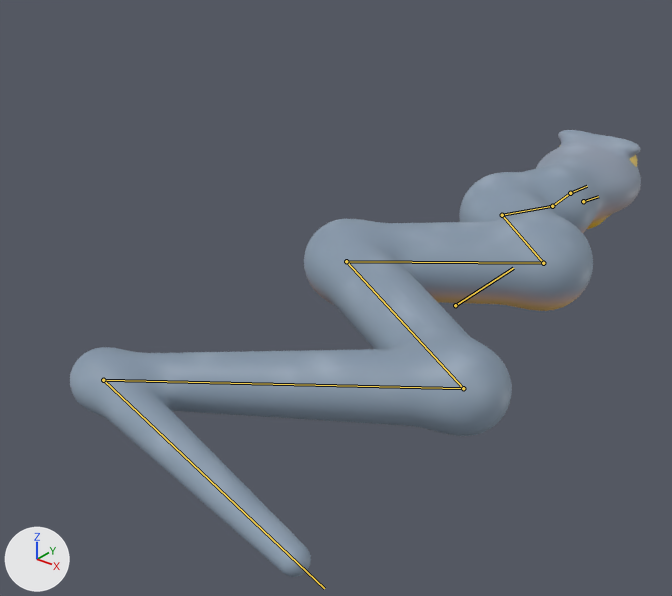
What one commit did to the glTF model game/art/models/electric_eel.glb.
The view is the same before and after, from a 50 mm camera at (0.411, -0.699, 0.397) aimed at (-0.07, -0.096, 0.023). Lighting does not change. The marker at lower left points along +X, +Y and +Z. The picture after the commit comes second. Both versions are drawn at frame 15 of the action 'victory'; the numbers are the values there. The bones that bend it are drawn over the model as lines.

Objects in the first picture: 'electric_eel_movie'.
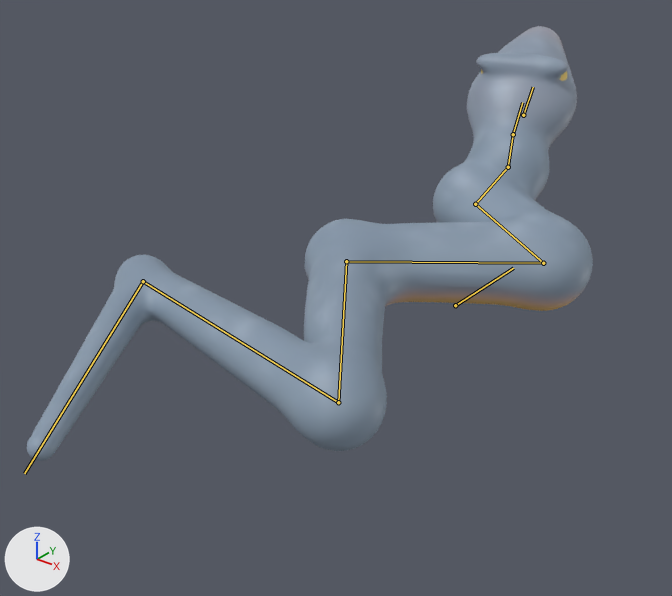
Pixel boxes [x1, y1, x2, y2] of what changed, in the pictures (672 x 596 px):
'electric_eel_movie', posed
    before: [70, 130, 641, 577]
    after: [27, 26, 593, 461]
bone 'chest', root to tip
    before: (543, 263) to (502, 215)
    after: (543, 263) to (475, 204)
bone 'neck', root to tip
    before: (502, 215) to (552, 206)
    after: (475, 204) to (508, 167)
bone 'neck2', root to tip
    before: (552, 206) to (570, 193)
    after: (508, 167) to (513, 134)
bone 'head', root to tip
    before: (570, 193) to (587, 186)
    after: (513, 134) to (522, 102)
bone 'jaw', root to tip
    before: (583, 201) to (598, 196)
    after: (523, 115) to (533, 87)
bone 'tail1', root to tip
    before: (346, 261) to (463, 388)
    after: (346, 261) to (338, 402)
bone 'tail2', root to tip
    before: (463, 388) to (103, 380)
    after: (338, 402) to (143, 281)
bone 'tail3', root to tip
    before: (103, 380) to (324, 588)
    after: (143, 281) to (24, 473)

The edits, one by one:
Bone 'chest' (bone_chest) turns from (0, 0, 0) to (9, 0, 15) degrees about its own x, y and z.
Bone 'neck' (bone_neck) turns from (0, 0, -5) to (20, 0, 12) degrees about its own x, y and z.
Bone 'neck2' (bone_neck2) turns from (-2, 0, 3) to (11, 0, -6) degrees about its own x, y and z.
Bone 'head' (bone_head) turns from (0, 0, 2) to (6, 0, -6) degrees about its own x, y and z.
Bone 'jaw' (bone_jaw) turns from (0, 0, 0) to (-4, 0, 0) degrees about its own x, y and z.
Bone 'tail1' (bone_tail1) turns from (0, 0, -2) to (0, 0, 20) degrees about its own x, y and z.
Bone 'tail2' (bone_tail2) turns from (0, 0, -3) to (0, 0, 18) degrees about its own x, y and z.
Bone 'tail3' (bone_tail3) turns from (0, 0, -1) to (0, 0, 0) degrees about its own x, y and z.
